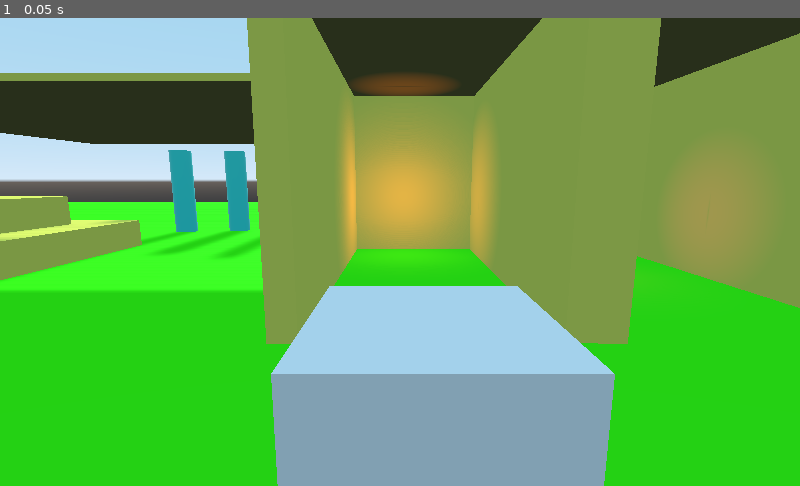
Above: before the commit, frame 1.
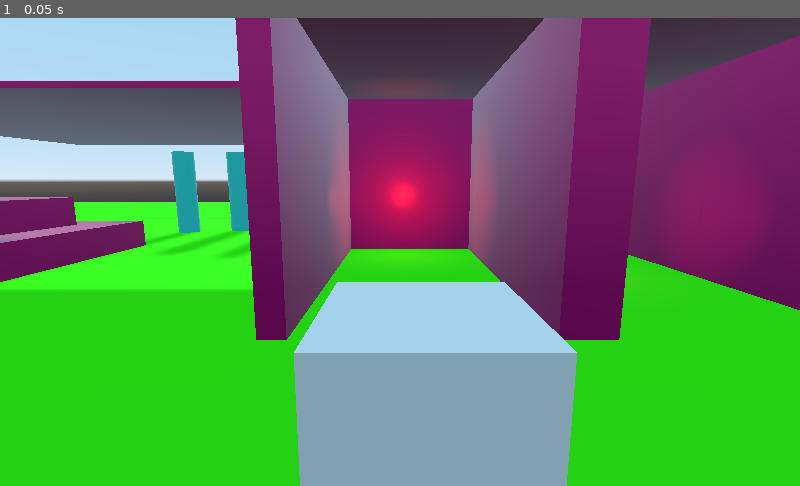
Above: after the commit, the same moment.

Repository: binaryorange/ECC
Game: Godot game, scene res://Testing.tscn
Same seed, same stepped clock (60 frames per second), same inputs: the game is played once before the commit and once after it.
Inputs:
- Up to frame 1 (0.05 s): no input

The runs differ from the first frame. In frame 1, 51% of the frame differs, in the area x 0-100%, y 0-100%.

Commit message:
Tidying thing ups
Now that I'm to a stage where this is workinng almost entirely as planned, it's time to tidy things up!

Diff:
--- a/ECC_Controller.gd
+++ b/ECC_Controller.gd
@@ -14,9 +14,6 @@
 # so that we don't clip to ourselves!
 export (NodePath) var ClipCameraException
 
-# this will capture our raycast node
-export (NodePath) var RayCastNode
-
 # export our zoom levels in an array
 export(Array, NodePath) var ZoomLevels
 
@@ -26,8 +23,8 @@
 # export our rotational speed
 export (float) var RotationSpeed = 2.0
 
-# export our max occlude distance
-export (float) var MaxOccludeDistance = 5.0
+# export our collision probe size
+export (float) var CollisionProbeSize = 1.0
 
 # export our max and min camera angles
 export (float) var MaxCameraAngle = 70
@@ -40,20 +37,21 @@
 export (float) var ViewCamDistanceModifier = 0.15
 
 # our local variables
-var cam_up : float = 0.0
-var cam_right : float = 0.0
-var zoom : int = 0
+var cam_up = 0.0
+var cam_right = 0.0
+var zoom  = 0
 var clip_cam
 var view_cam
-var can_clip : bool = true
+var can_clip = false
 var y_gimbal
 var x_gimbal
 var max_zoom_level
 var zoom_level_array = []
 var gimbal_offset
-var raycast
-var x_rot
 var is_in_confined_space = false
+var collision_probe_hit = false
+var collision_probe_shape
+var is_clipping = false
 
 # hide these when we are running the game
 var helper_mesh
@@ -67,7 +65,7 @@
 	view_cam = get_node(ViewCamera)
 	clip_cam = get_node(ClipCamera)
 	helper_mesh = $"X Gimbal/HelperMesh"
-	raycast = get_node(RayCastNode)
+	collision_probe_shape = $"X Gimbal/ViewCamera/CanClipDetector/CollisionShape"
 
 	# set our helper meshes to be invisible
 	helper_mesh.visible = false
@@ -77,22 +75,28 @@
 
 	# store the offset of the gimbal relative to its parent node
 	gimbal_offset = self.transform.origin - get_parent().transform.origin
-
-	# add the zoom nodes to the array
+	print("Stored the Gimbal's offset value as " + str(gimbal_offset))
+
+	# add the zoom nodes local z transform to the array
 	for z in ZoomLevels.size():
 		zoom_level_array.insert(z, get_node(ZoomLevels[z]).transform.origin.z)
+		print("Added zoom value " + str(zoom_level_array[z]) + " to the zoom array")
 
 	# ensure we set the max zoom level for the zoom array
 	max_zoom_level = ZoomLevels.size()
+	print("Max Zoom Level set to " + str(max_zoom_level))
 
 	# set the default zoom level of the cameras
 	clip_cam.transform.origin.z = zoom_level_array[0]
 	view_cam.transform.origin.z += ViewCamDistanceModifier
-	raycast.transform.origin.z += ViewCamDistanceModifier
 
 	# add the ClipCameraException node
 	clip_cam.add_exception(get_node(ClipCameraException))
-	raycast.add_exception(get_node(ClipCameraException))
+	print("Added " + str(get_node(ClipCameraException).name) + " to " + str(get_node(ClipCamera).name) + " as collision exception")
+
+	# set the size of our collision probe
+	collision_probe_shape.shape.radius = CollisionProbeSize
+	print("Set CollisionProbeSize to: " + str(collision_probe_shape.shape.radius))
 
 # Called every frame. 'delta' is the elapsed time since the previous frame.
 func _process(delta):
@@ -116,12 +120,10 @@
 		else:
 			zoom += 1
 
-		print(zoom)
-
 # update the camera's position and rotation
 func _update_camera(delta):
 
-	# position the gimbal to the player's position, plus the position of the gimbal
+	# position the gimbal to the player's position, plus the offset
 	self.transform.origin = get_parent().transform.origin + gimbal_offset
 
 	# position the clip cam
@@ -141,39 +143,17 @@
 
 # check for occluding objects by casting a ray back to the player
 func _check_for_occlusion():
-	# store the gimbal's x rotation
-	x_rot = x_gimbal.rotation_degrees.x
-
-	# ensure the raycast node is positioned at the appropriate zoom level
-	raycast.transform.origin.z = zoom_level_array[zoom] + ViewCamDistanceModifier
-
-	# cast a ray from the RayCast node
-	raycast.set_cast_to(Vector3(0, 0, abs(zoom_level_array[zoom] + ViewCamDistanceModifier)))
-
-	# check if it's hitting anything
-	if raycast.is_colliding():
-		if !raycast.get_collider().is_in_group("Player"):
-
-			var hit_pos = raycast.get_collision_point()
-			var difference = (raycast.global_transform.origin - hit_pos)
-			var distance = difference.length()
-			print (str(distance) + "/" + str(MaxOccludeDistance))
-
-			if distance < MaxOccludeDistance:
-				can_clip = true
-			else:
-				# check to see if we are rotating the camera. if we aren't, clip then
-				if cam_right != 0:
-					can_clip = false
-				else:
-					# check to see if we are in a confined space
-					if is_in_confined_space:
-						can_clip = true
-					else:
-						can_clip = false
-
+
+	# check if the CollisionProbe is hitting anything
+	if collision_probe_hit:
+		can_clip = true
 	else:
-		can_clip = true
+		# check to see if we are in a confined space
+		if is_in_confined_space:
+			can_clip = true
+		else:
+			can_clip = false
+
 
 	# if we are clipping, set the view cam's local z to the clip cam's information
 	if can_clip:
@@ -184,19 +164,40 @@
 		# set the view cam's position
 		if clip_offset > 0:
 
+			# alert the collision probe that we are clipping
+			is_clipping = true
 			# show the target
 			view_cam.transform.origin.z = zoom_level_array[zoom] + ViewCamDistanceModifier + clip_offset * ClipOffsetMultiplier
 
 		else:
-			view_cam.transform.origin.z = lerp(view_cam.transform.origin.z,
-			zoom_level_array[zoom] + ViewCamDistanceModifier,
-			LerpWeight)
+			is_clipping = false
+
+	# position the camera to the current zoom level from the zoom level array
+	view_cam.transform.origin.z = lerp(view_cam.transform.origin.z,
+	zoom_level_array[zoom] + ViewCamDistanceModifier,
+	LerpWeight)
 
 # tells us when the player has entered a confined space
 func _on_ConfinedSpaceArea_body_entered(body):
-	is_in_confined_space = true
+	if !body.is_in_group("Player") and !is_in_confined_space:
+		is_in_confined_space = true
+		print("In Confined Space: " + str(is_in_confined_space))
 
 
 # tells us when the player has exited a confined space
 func _on_ConfinedSpaceArea_body_exited(body):
-	is_in_confined_space = false
+	if !body.is_in_group("Player") and is_in_confined_space:
+		is_in_confined_space = false
+		print("In Confined Space: " + str(is_in_confined_space))
+
+# this tells us when the camera can clip against walls or other occluding objects
+func _on_CanClipDetector_body_entered(body):
+	if !body.is_in_group("Player") and !collision_probe_hit:
+		collision_probe_hit = true
+		print("CollisionProbeHit: " + str(collision_probe_hit))
+
+# this tells us when the camera has stopped clipping against walls
+func _on_CanClipDetector_body_exited(body):
+	if !body.is_in_group("Player") and !is_clipping and collision_probe_hit:
+		collision_probe_hit = false
+		print("CollisionProbeHit: " + str(collision_probe_hit))
--- a/TestPlayer.tscn
+++ b/TestPlayer.tscn
@@ -13,6 +13,8 @@
 [sub_resource type="CapsuleMesh" id=3]
 
 [sub_resource type="CylinderMesh" id=4]
+
+[sub_resource type="SphereShape" id=6]
 
 [sub_resource type="BoxShape" id=5]
 extents = Vector3( 0.5, 2.5, 0.5 )
@@ -48,13 +50,12 @@
 ViewCamera = NodePath("X Gimbal/ViewCamera")
 ClipCamera = NodePath("X Gimbal/ClipCameraTarget/ClippedCamera")
 ClipCameraException = NodePath("..")
-RayCastNode = NodePath("X Gimbal/ClipCameraTarget/RayCast")
 ZoomLevels = [ NodePath("X Gimbal/ClipCameraTarget/Zoom1"), NodePath("X Gimbal/ClipCameraTarget/Zoom2"), NodePath("X Gimbal/ClipCameraTarget/Zoom3") ]
 RotationSpeed = 1.75
-MaxOccludeDistance = 5.0
+CollisionProbeSize = 1.0
 MinCameraAngle = -45.0
 ClipOffsetMultiplier = 1.05
-ViewCamDistanceModifier = 1.5
+ViewCamDistanceModifier = 1.0
 
 [node name="X Gimbal" type="Spatial" parent="Y Gimbal" groups=[
 "Player",
@@ -88,14 +89,20 @@
 Make sure it matches the rotational "
 }
 
+[node name="CanClipDetector" type="Area" parent="Y Gimbal/X Gimbal/ViewCamera" groups=[
+"Player",
+]]
+transform = Transform( -1, 5.65817e-008, -3.20891e-007, 1.25092e-015, 0.984807, 0.173648, 3.25841e-007, 0.173648, -0.984807, 0, -0.174, 1 )
+input_ray_pickable = false
+
+[node name="CollisionShape" type="CollisionShape" parent="Y Gimbal/X Gimbal/ViewCamera/CanClipDetector" groups=[
+"Player",
+]]
+shape = SubResource( 6 )
+
 [node name="ClipCameraTarget" type="Spatial" parent="Y Gimbal/X Gimbal" groups=[
 "Player",
 ]]
-
-[node name="RayCast" type="RayCast" parent="Y Gimbal/X Gimbal/ClipCameraTarget"]
-transform = Transform( 1, 0, 0, 0, 1, 0, 0, 0, 1, 0, 0, -5 )
-enabled = true
-cast_to = Vector3( 0, 0, 5 )
 
 [node name="ClippedCamera" type="ClippedCamera" parent="Y Gimbal/X Gimbal/ClipCameraTarget" groups=[
 "Player",
@@ -106,8 +113,6 @@
 near = 0.01
 margin = 10.0
 process_mode = 1
-
-[node name="RaycastPoint" type="Position3D" parent="Y Gimbal/X Gimbal/ClipCameraTarget"]
 
 [node name="Zoom1" type="Position3D" parent="Y Gimbal/X Gimbal/ClipCameraTarget" groups=[
 "Player",
@@ -124,18 +129,28 @@
 ]]
 transform = Transform( 1, 0, 0, 0, 1, 0, 0, 0, 1, 0, 0, -13 )
 
-[node name="ConfinedSpaceDetector" type="Spatial" parent="Y Gimbal"]
+[node name="ConfinedSpaceDetector" type="Spatial" parent="Y Gimbal" groups=[
+"Player",
+]]
 transform = Transform( 1, 0, 0, 0, 0.984808, 0.173648, 0, -0.173648, 0.984808, 0, 0, 0 )
 
-[node name="ConfinedSpaceArea" type="Area" parent="Y Gimbal/ConfinedSpaceDetector"]
+[node name="ConfinedSpaceArea" type="Area" parent="Y Gimbal/ConfinedSpaceDetector" groups=[
+"Player",
+]]
 transform = Transform( 1, 0, 0, 0, 1, 0, 0, 0, 1, 0, -2.38419e-007, -2.98023e-008 )
 gravity_vec = Vector3( 0, 0, 0 )
 
-[node name="Shape" type="CollisionShape" parent="Y Gimbal/ConfinedSpaceDetector/ConfinedSpaceArea"]
+[node name="Shape" type="CollisionShape" parent="Y Gimbal/ConfinedSpaceDetector/ConfinedSpaceArea" groups=[
+"Player",
+]]
 transform = Transform( 1, 0, 0, 0, 1, 0, 0, 0, 1, 0, 2, 0 )
 shape = SubResource( 5 )
 
-[node name="Camera" type="Camera" parent="."]
+[node name="Camera" type="Camera" parent="." groups=[
+"Player",
+]]
 transform = Transform( -4.37114e-008, 0, 1, 0, 1, 0, -1, 0, -4.37114e-008, 11, 4, 2.62268e-007 )
+[connection signal="body_entered" from="Y Gimbal/X Gimbal/ViewCamera/CanClipDetector" to="Y Gimbal" method="_on_CanClipDetector_body_entered"]
+[connection signal="body_exited" from="Y Gimbal/X Gimbal/ViewCamera/CanClipDetector" to="Y Gimbal" method="_on_CanClipDetector_body_exited"]
 [connection signal="body_entered" from="Y Gimbal/ConfinedSpaceDetector/ConfinedSpaceArea" to="Y Gimbal" method="_on_ConfinedSpaceArea_body_entered"]
 [connection signal="body_exited" from="Y Gimbal/ConfinedSpaceDetector/ConfinedSpaceArea" to="Y Gimbal" method="_on_ConfinedSpaceArea_body_exited"]
--- a/Testing.tscn
+++ b/Testing.tscn
@@ -1,7 +1,9 @@
-[gd_scene load_steps=11 format=2]
+[gd_scene load_steps=12 format=2]
 
 [ext_resource path="res://TestPlayer.tscn" type="PackedScene" id=1]
 [ext_resource path="res://lightblue.tres" type="Material" id=2]
+[ext_resource path="res://lightred.tres" type="Material" id=3]
+[ext_resource path="res://helper_mesh.tres" type="Material" id=4]
 
 [sub_resource type="SpatialMaterial" id=1]
 albedo_color = Color( 0.219608, 1, 0, 1 )
@@ -11,9 +13,6 @@
 [sub_resource type="BoxShape" id=3]
 
 [sub_resource type="CubeMesh" id=4]
-
-[sub_resource type="SpatialMaterial" id=5]
-albedo_color = Color( 0.960784, 0.952941, 0.380392, 1 )
 
 [sub_resource type="BoxShape" id=6]
 
@@ -43,9 +42,9 @@
 shadow_enabled = true
 
 [node name="Ceiling" type="MeshInstance" parent="."]
-transform = Transform( 10, 0, 0, 0, 0.1, 0, 0, 0, 10, -3, 8, -10 )
-mesh = SubResource( 4 )
-material/0 = SubResource( 5 )
+transform = Transform( 10, 0, 0, 0, 0.1, 0, 0, 0, 10, -2, 8, -10 )
+mesh = SubResource( 4 )
+material/0 = ExtResource( 4 )
 __meta__ = {
 "_editor_description_": ""
 }
@@ -58,7 +57,7 @@
 [node name="Ceiling7" type="MeshInstance" parent="."]
 transform = Transform( 10, 0, 0, 0, 1, 0, 0, 0, 10, 14, 1, -10 )
 mesh = SubResource( 4 )
-material/0 = SubResource( 5 )
+material/0 = ExtResource( 4 )
 __meta__ = {
 "_editor_description_": ""
 }
@@ -66,12 +65,26 @@
 [node name="Ceiling" type="StaticBody" parent="Ceiling7"]
 
 [node name="CollisionShape" type="CollisionShape" parent="Ceiling7/Ceiling"]
+transform = Transform( 1, 0, 0, 0, 1, 0, 0, 0, 1, 0, 0, 0 )
+shape = SubResource( 6 )
+
+[node name="Ceiling10" type="MeshInstance" parent="."]
+transform = Transform( 10, 0, 0, 0, 1, 0, 0, 0, 10, -19, 1, -46 )
+mesh = SubResource( 4 )
+material/0 = ExtResource( 3 )
+__meta__ = {
+"_editor_description_": ""
+}
+
+[node name="Ceiling" type="StaticBody" parent="Ceiling10"]
+
+[node name="CollisionShape" type="CollisionShape" parent="Ceiling10/Ceiling"]
 shape = SubResource( 6 )
 
 [node name="Ceiling8" type="MeshInstance" parent="."]
 transform = Transform( 7, 0, 0, 0, 1, 0, 0, 0, 7, 14, 3, -10 )
 mesh = SubResource( 4 )
-material/0 = SubResource( 5 )
+material/0 = ExtResource( 4 )
 __meta__ = {
 "_editor_description_": ""
 }
@@ -84,7 +97,7 @@
 [node name="Ceiling9" type="MeshInstance" parent="."]
 transform = Transform( 4, 0, 0, 0, 1, 0, 0, 0, 4, 14, 5, -10 )
 mesh = SubResource( 4 )
-material/0 = SubResource( 5 )
+material/0 = ExtResource( 4 )
 __meta__ = {
 "_editor_description_": ""
 }
@@ -97,7 +110,7 @@
 [node name="Ceiling2" type="MeshInstance" parent="."]
 transform = Transform( 10, 0, 0, 0, 1, 0, 0, 0, 10, -23, 12, -10 )
 mesh = SubResource( 4 )
-material/0 = SubResource( 5 )
+material/0 = ExtResource( 4 )
 __meta__ = {
 "_editor_description_": ""
 }
@@ -110,7 +123,7 @@
 [node name="Ceiling3" type="MeshInstance" parent="."]
 transform = Transform( -4.37114e-007, -1, 0, 10, -4.37114e-008, 0, 0, 0, 10, -34, 10, -10 )
 mesh = SubResource( 4 )
-material/0 = SubResource( 5 )
+material/0 = ExtResource( 4 )
 __meta__ = {
 "_editor_description_": ""
 }
@@ -123,7 +136,7 @@
 [node name="Ceiling4" type="MeshInstance" parent="."]
 transform = Transform( -4.37114e-007, -1, 0, 10, -4.37114e-008, 0, 0, 0, 10, -23, 10, -10 )
 mesh = SubResource( 4 )
-material/0 = SubResource( 5 )
+material/0 = ExtResource( 4 )
 __meta__ = {
 "_editor_description_": ""
 }
@@ -136,7 +149,7 @@
 [node name="Ceiling6" type="MeshInstance" parent="."]
 transform = Transform( 1.91069e-014, 4.37114e-008, -10, 10, -4.37114e-008, 0, -4.37114e-007, -1, -4.37114e-007, -23, 10, -1 )
 mesh = SubResource( 4 )
-material/0 = SubResource( 5 )
+material/0 = ExtResource( 4 )
 __meta__ = {
 "_editor_description_": ""
 }
@@ -147,9 +160,9 @@
 shape = SubResource( 6 )
 
 [node name="Ceiling5" type="MeshInstance" parent="."]
-transform = Transform( -4.37114e-007, -0.5, 0, 10, -2.18557e-008, 0, 0, 0, 10, -13, 10, -10 )
-mesh = SubResource( 4 )
-material/0 = SubResource( 5 )
+transform = Transform( -4.37114e-007, -0.5, 0, 10, -2.18557e-008, 0, 0, 0, 10, -12.5, 10, -10 )
+mesh = SubResource( 4 )
+material/0 = ExtResource( 4 )
 __meta__ = {
 "_editor_description_": ""
 }
Not shown: 1 places in TestPlayer.tscn that only renumber resources
